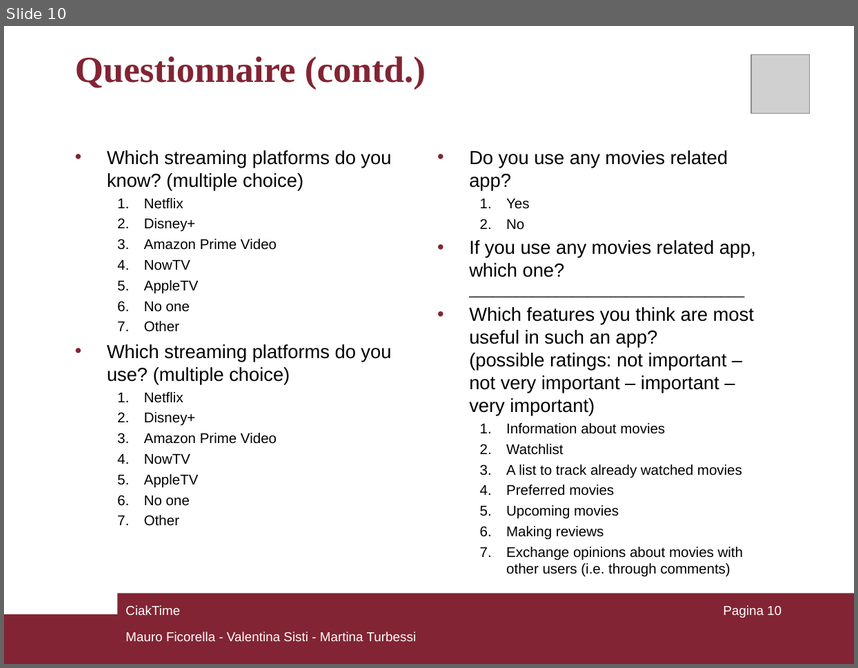
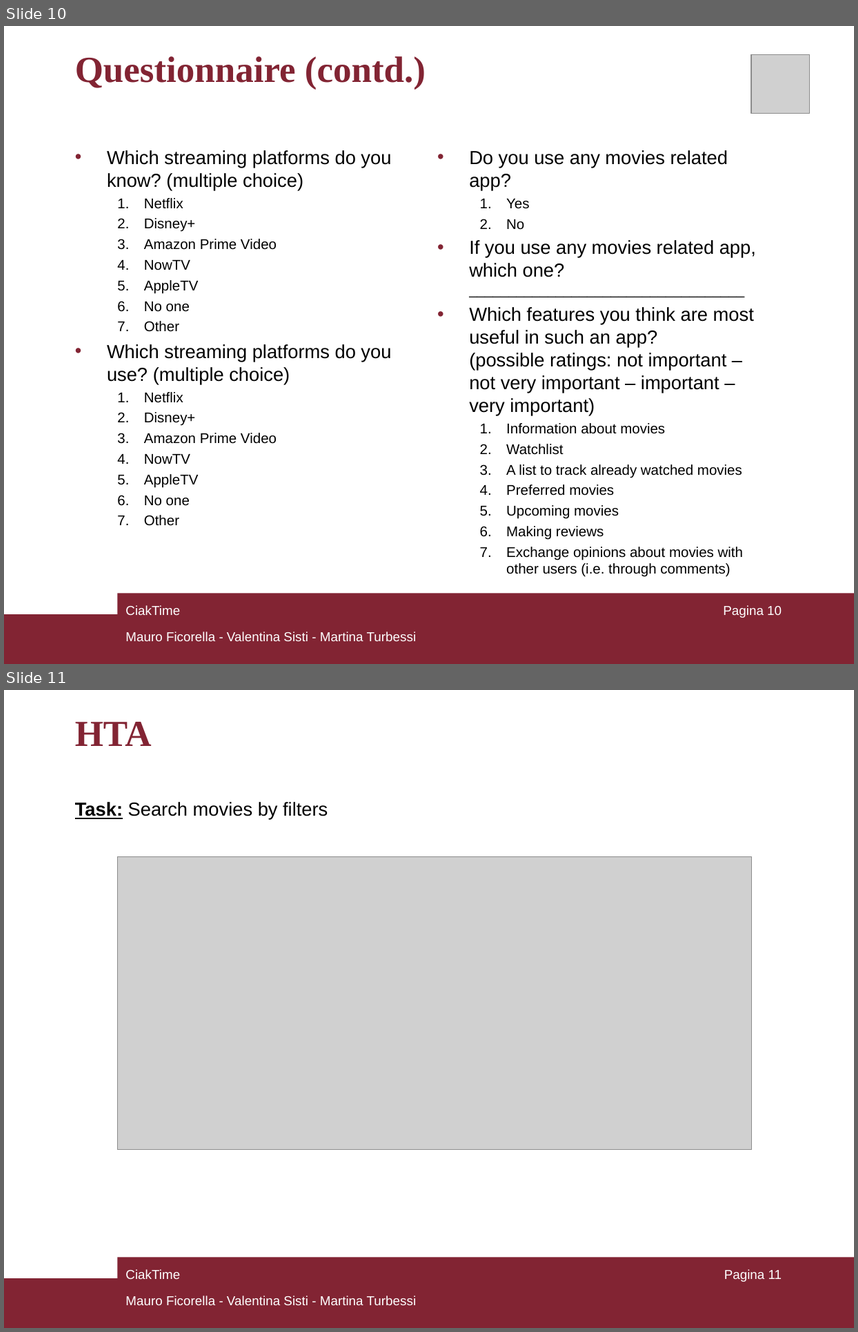
Before and after one commit to mauroficorella/Human-Computer-Interaction, a slide deck: Documentazione/CiakTime_HCI.ppt. Shown one above the other, each under a label of ours: slide 10 before the commit, slides 10 and 11 after it. The pictures are 858x668 and 858x1332 pixels, drawn with LibreOffice and Linux fonts; fonts in the diff are those of the drawing; grey boxes stand for pictures. Boxes give left, top, right and bottom in pixels: in the first picture for what was removed or moved away, otherwise in the second. Text is boxed around its words. In the diff, an @@ line names an element or a change of style, - is before the commit and + after.

```diff
--- a/Documentazione/CiakTime_HCI.ppt
+++ b/Documentazione/CiakTime_HCI.ppt
@@ slide 11 added at [4, 690, 854, 1328], background #FFFFFF; not listed: 2 template elements that a slide beside it also shows @@
@@ text added at [75, 722, 152, 746], 31 pt, text #822433, bold @@
+HTA
@@ text added at [75, 802, 328, 820], 16 pt, text #000000 @@
+Task: Search movies by filters
@@ picture added at [117, 856, 751, 1149] @@
@@ text added at [125, 1269, 180, 1279], 11 pt, text #FFFFFF @@
+CiakTime
@@ page number added at [724, 1269, 782, 1281], 11 pt, text #FFFFFF @@
+Pagina 11
@@ text added at [125, 1295, 417, 1305], 11 pt, text #FFFFFF @@
+Mauro Ficorella - Valentina Sisti - Martina Turbessi
```
Also in this commit, not shown: 2 slides changed, 1 other slide added, 6 other files.
